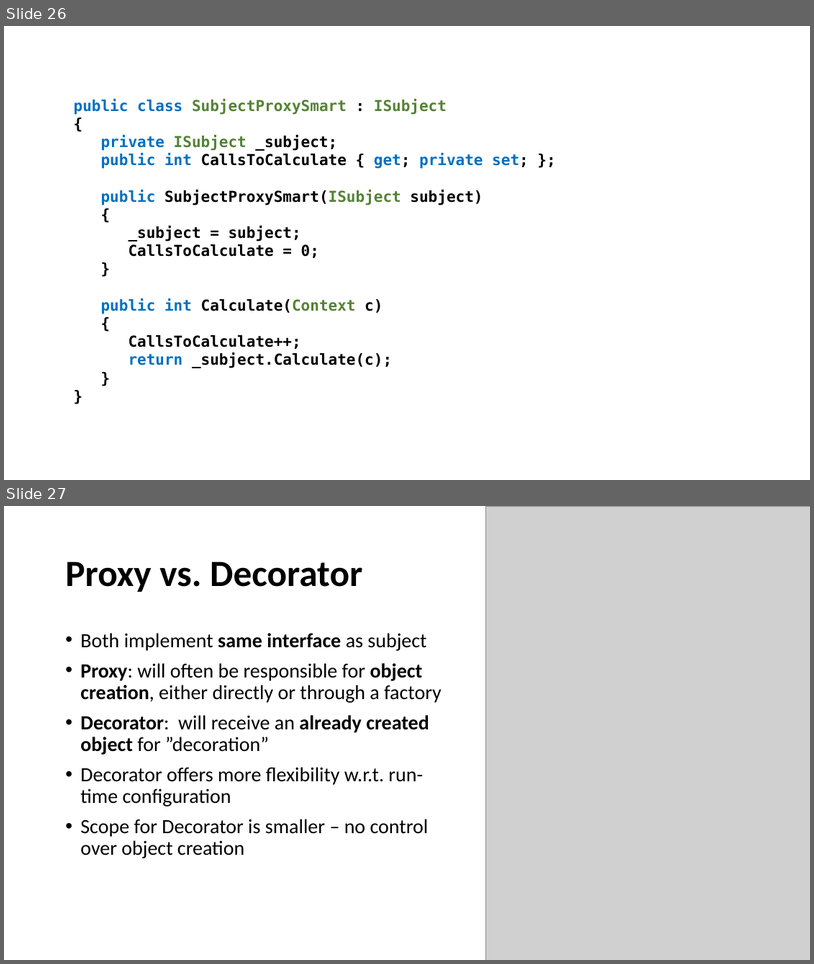
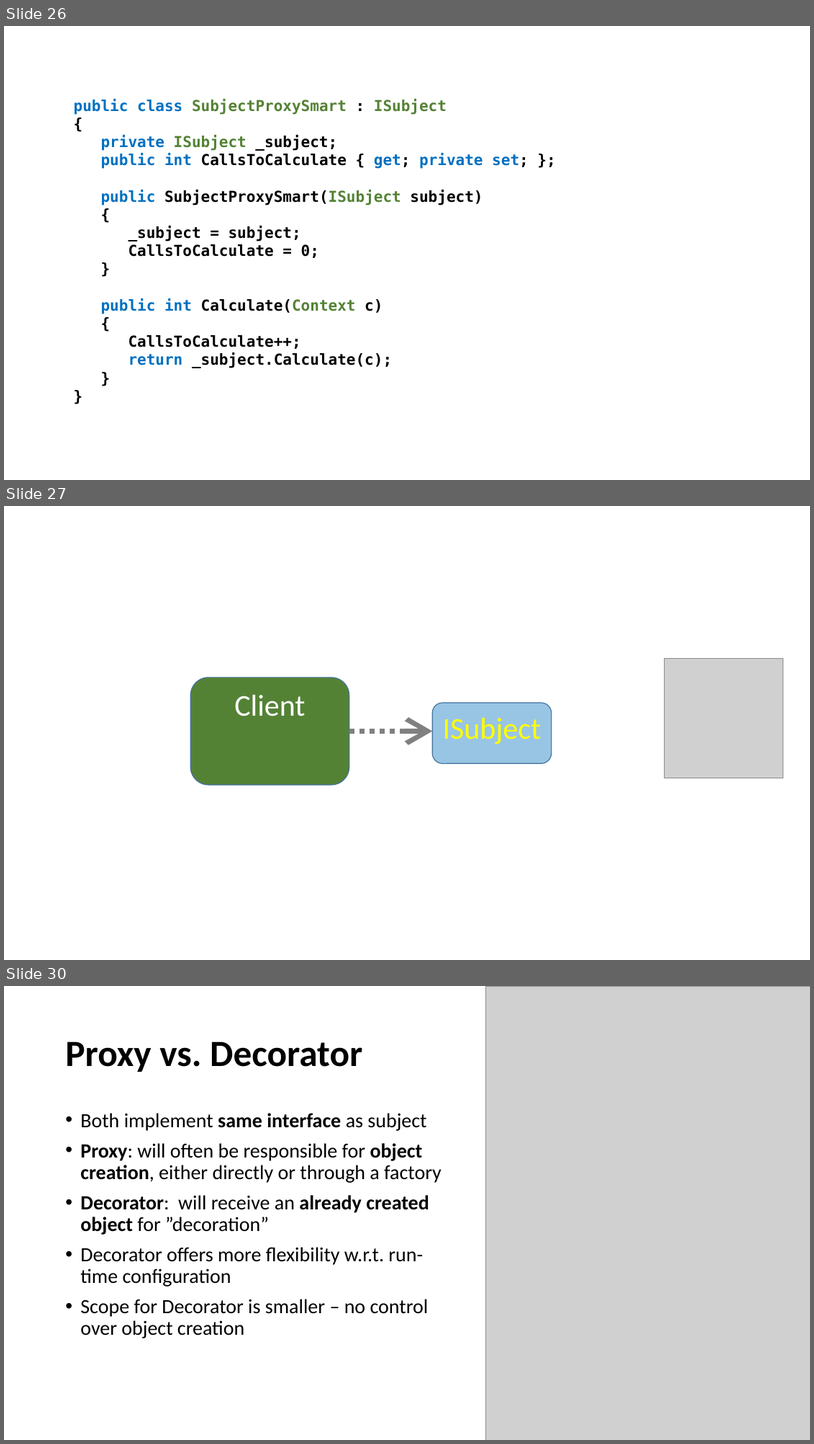
Before and after one commit to perl-easj/Laurea-materials, a slide deck: Pres/Patterns/Proxy.pptx. Shown one above the other, each under a label of ours: slides 26 and 27 before the commit, slides 26, 27 and 30 after it; the slides between them are not shown. The pictures are 814x964 and 814x1444 pixels, drawn with LibreOffice and Linux fonts; fonts in the diff are those of the drawing; grey boxes stand for pictures. Boxes give left, top, right and bottom in pixels: in the first picture for what was removed or moved away, otherwise in the second. Text is boxed around its words. In the diff, an @@ line names an element or a change of style, - is before the commit and + after.

```diff
--- a/Pres/Patterns/Proxy.pptx
+++ b/Pres/Patterns/Proxy.pptx
@@ slide 27 added at [4,506,810,960], background #FFFFFF @@
@@ rounded rectangle added at [191,677,350,784], fill #548235, outline #43739E 1 pt, 36 pt, text #FFFFFF @@
+Client
@@ picture added at [665,659,784,777] @@
@@ rounded rectangle added at [433,703,552,763], fill #0070C0 at 40% opacity, outline #43739E 1 pt, 36 pt, text #FFFF00 @@
+ISubject
@@ arrow added from (350, 731) to (433, 731), #808080 6 pt dashed @@
@@ what was slide 27 is now slide 30 @@
```
Also in this commit, not shown: 3 slides changed, 2 other slides added, 7 other files.
